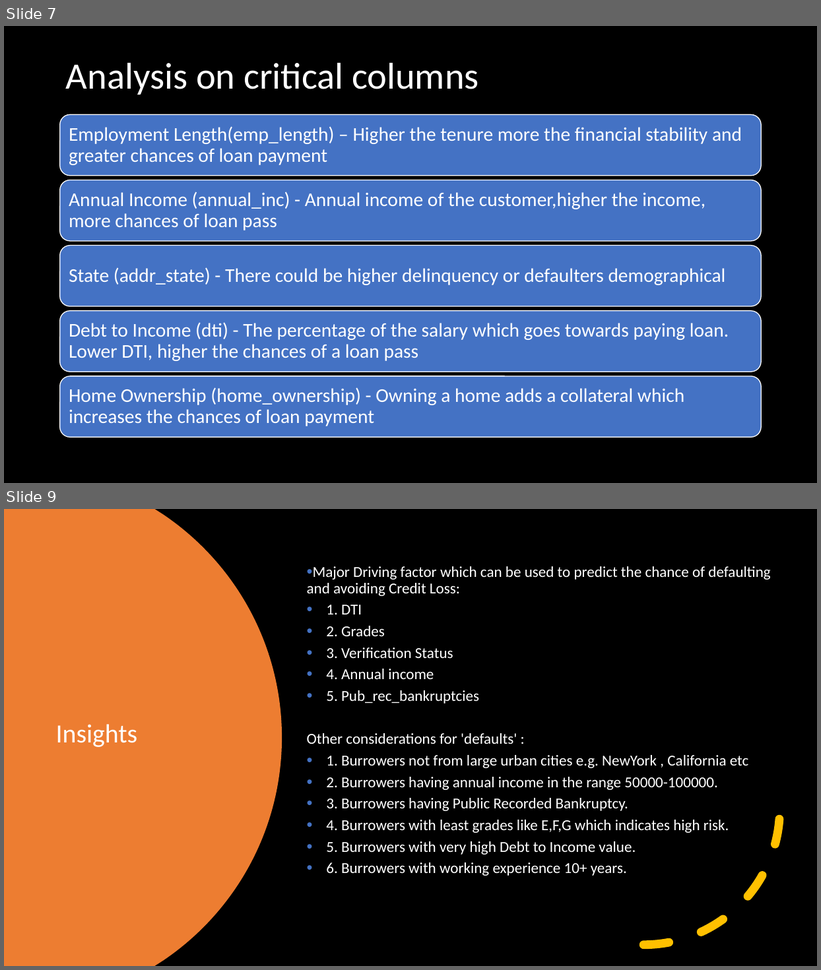
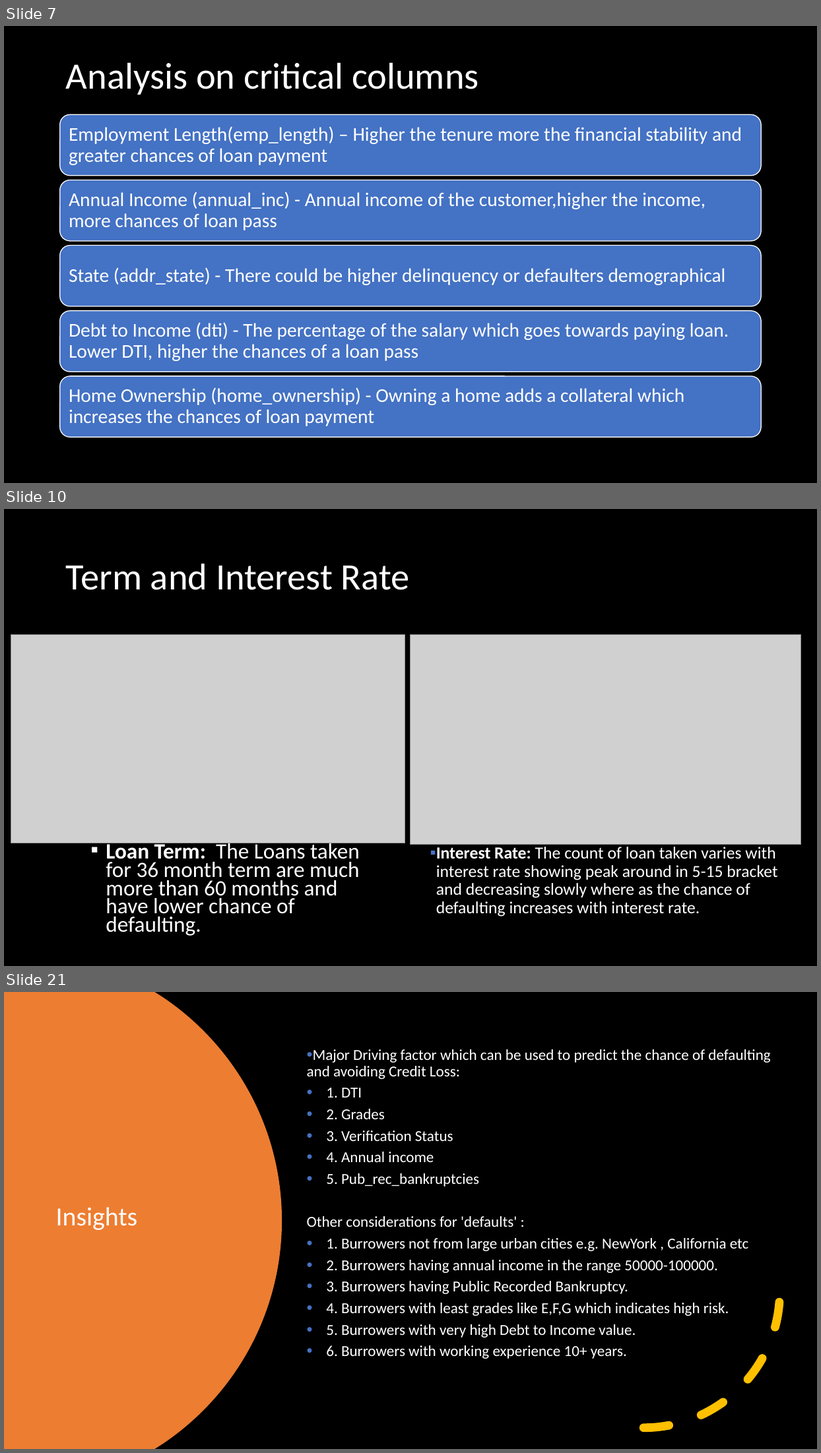
Before and after one commit to bineeshpc/case_study_01, a slide deck: UpGrad Case Study LendingClub.pptx. Shown one above the other, each under a label of ours: slides 7 and 9 before the commit, slides 7, 10 and 21 after it; the slides between them are not shown. The pictures are 821x970 and 821x1453 pixels, drawn with LibreOffice and Linux fonts; fonts in the diff are those of the drawing; grey boxes stand for pictures. Boxes give left, top, right and bottom in pixels: in the first picture for what was removed or moved away, otherwise in the second. Text is boxed around its words. In the diff, an @@ line names an element or a change of style, - is before the commit and + after.

Commit message:
Added Sample Screenshot for reference

```diff
--- a/UpGrad Case Study LendingClub.pptx
+++ b/UpGrad Case Study LendingClub.pptx
@@ slide 10 added at box(4, 509, 817, 966), background #000000 @@
@@ title added at box(66, 563, 410, 590), 44 pt, text #FFFFFF @@
+Term and Interest Rate
@@ picture added at box(11, 634, 405, 843) @@
@@ picture added at box(411, 634, 802, 844) @@
@@ text added at box(106, 841, 360, 936), 25.9 pt, text #FFFFFF @@
+▪ Loan Term: The Loans taken for 36 month term are much more than 60 months and have lower chance of defaulting.
@@ text added at box(436, 847, 778, 917), 20 pt, text #FFFFFF @@
+▪ Interest Rate: The count of loan taken varies with interest rate showing peak around in 5-15 bracket and decreasing slowly where as the chance of defaulting increases with interest rate.
@@ what was slide 9 is now slide 21 @@
```
Also in this commit, not shown: 12 other slides added, 1 slide removed.
